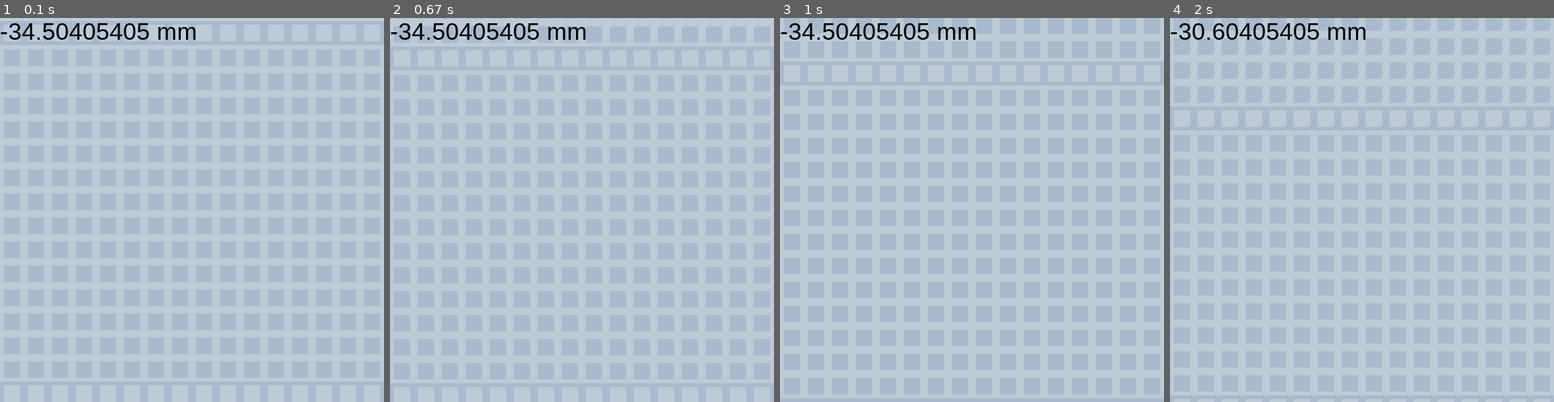
Above: before the commit, frames 1-4 (left to right).
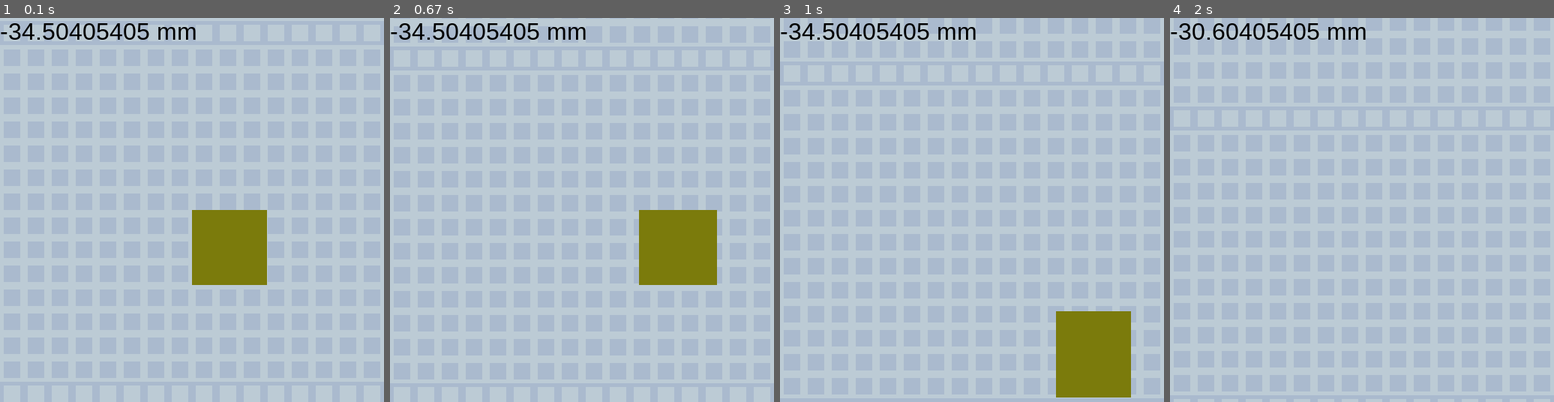
Above: after the commit, the same moments.

Repository: JeremyTubongbanua/nasa-space-apps-2023
Game: pygame game, started from platformer/game.py
The game is run twice, just before and just after one commit, with the same random seed, the same clock (stepped at 60 frames per second) and the same inputs.
Inputs:
- Up to frame 1 (0.1 s): no input
- Up to frame 2 (0.67 s): hold Right from 0.33 s (still down)
- Up to frame 3 (1 s): release Right at 0.8 s; hold Up from 0.83 s (still down)
- Up to frame 4 (2 s): release Up at 1.13 s; hold Right 1.17-1.63 s; hold Left from 1.67 s (still down)

The runs differ from the first frame. In frame 1, 3.8% of the frame differs, in the area x 50-70%, y 50-70%; in frame 2, 4.0%; in frame 3, 4.4%, in the area x 71-92%, y 76-99%; in frame 4, nothing differs.

Commit message:
Movement, jumping/platform not working

Diff:
--- a/platformer/game.py
+++ b/platformer/game.py
@@ -1,6 +1,8 @@
 import pygame
 from sprites.tile import Tile, init_tiles
 from sprites.text import Text
+from playerClass import Player
+from platformClass import Platform
 
 
 def draw_tiles_background(window, tiles):
@@ -31,11 +33,24 @@
     current_water_level_index = 0
     current_water_level = water_levels[current_water_level_index]
 
+    # init player
+    player = Player(HEIGHT/2,WIDTH/2,100,100)
+
+
+    # # init floor
+    # floor = pygame.Rect(0, HEIGHT - 20, WIDTH, 20)
+
+    # platforms = [Platform(0, HEIGHT - 20, WIDTH, 20)]
+
+
     # main game loop
     clock = pygame.time.Clock()
     run = True
     while run:
+
+        # 60 fps
         clock.tick(60)
+
         # quit if needed
         for event in pygame.event.get():
             if event.type == pygame.QUIT:
@@ -51,9 +66,34 @@
             current_water_level_index = current_water_level_index + 1
             current_water_level = water_levels[current_water_level_index]
 
+
         # draw everything
         draw_tiles_background(window, tiles)
         draw_water_level(window, text)
+        pygame.display.update()
+
+        player.draw(window)
+
+        # Handle events (including key events) continuously
+        for event in pygame.event.get():
+            if event.type == pygame.QUIT:
+                run = False
+
+        # Get the state of all keys (continuous input)
+        keys = pygame.key.get_pressed()
+
+        # Update player movement based on continuous key state
+        player.left_pressed = keys[pygame.K_LEFT]
+        player.right_pressed = keys[pygame.K_RIGHT]
+        player.up_pressed = keys[pygame.K_UP]
+        player.down_pressed = keys[pygame.K_DOWN]
+
+        # Call the tick method of the player to update its state
+        player.tick()
+
+        # Draw the player
+        player.draw(window)
+
         pygame.display.update()
 
     pygame.quit()
--- /dev/null
+++ b/platformer/platformClass.py
@@ -0,0 +1,9 @@
+import pygame
+
+class Platform():
+    def __init__(self, x, y, width, height):
+        self.rect = pygame.Rect(x, y, width, height)
+        self.color = (0, 0, 255)  # Change the color as needed
+
+    def draw(self, window):
+        pygame.draw.rect(window, self.color, self.rect)
--- /dev/null
+++ b/platformer/playerClass.py
@@ -0,0 +1,60 @@
+import pygame
+
+class Player():
+
+    def __init__(self, x, y, width, height):
+        super().__init__()
+
+        # Position
+        self.x = x
+        self.y = y
+
+        # Dimensions
+        self.width = width
+        self.height = height
+
+        # Velocity
+        self.velX = 0
+        self.velY = 0
+
+        # Create a rect attribute to represent the player's position and dimensions
+        self.rect = pygame.Rect(self.x, self.y, self.width, self.height)
+
+        # Keys pressed
+        self.left_pressed = False
+        self.right_pressed = False
+        self.up_pressed = False
+        self.down_pressed = False
+
+        # Speed (you need to define this)
+        self.speed = 4
+
+        # Jumping stuff
+        self.jumpVelocity = -15
+        self.canJump = True
+
+    def tick(self):
+        # Update internal state, check for input, etc.
+        self.inputMovement()
+
+    def draw(self, window):
+        # Draw the player to the window
+        pygame.draw.rect(window, (123, 123, 12), self.rect)
+
+    def inputMovement(self):
+        self.velX = 0
+        self.velY = 0
+        if self.left_pressed and not self.right_pressed:
+            self.velX = -self.speed
+        if self.right_pressed and not self.left_pressed:
+            self.velX = self.speed
+        if self.up_pressed and not self.down_pressed and self.canJump:
+            self.velY = -self.jumpVelocity
+        if self.down_pressed and not self.up_pressed:
+            self.velY = self.speed
+
+        self.x += self.velX
+        self.y += self.velY
+
+        # Update the rect to reflect the new position
+        self.rect = pygame.Rect(self.x, self.y, self.width, self.height)
Binary file added: platformer/assets/image.png
